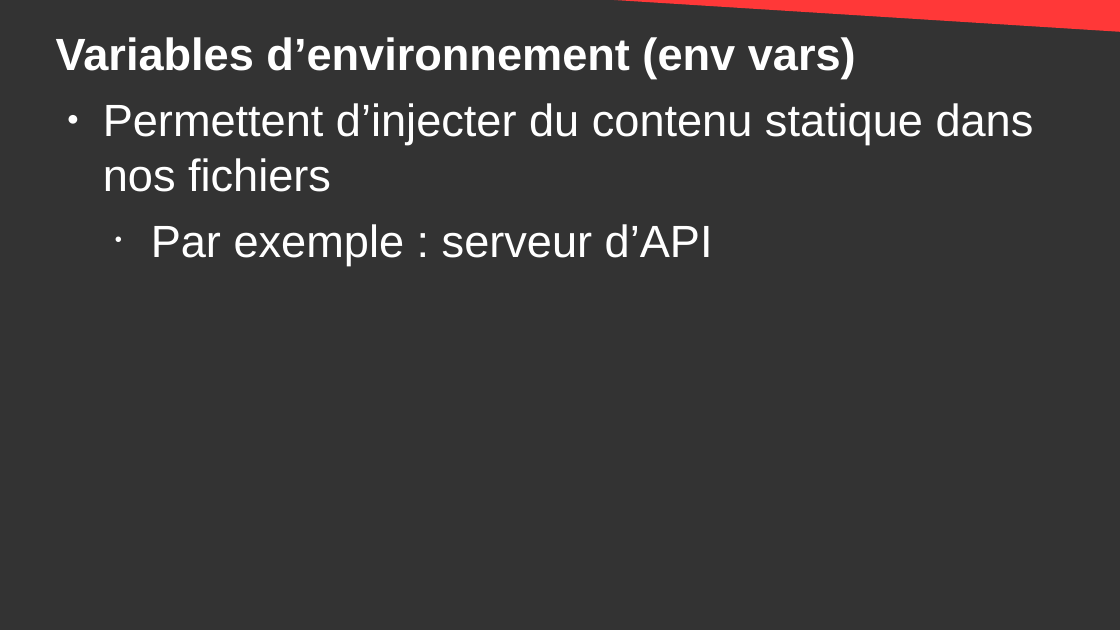
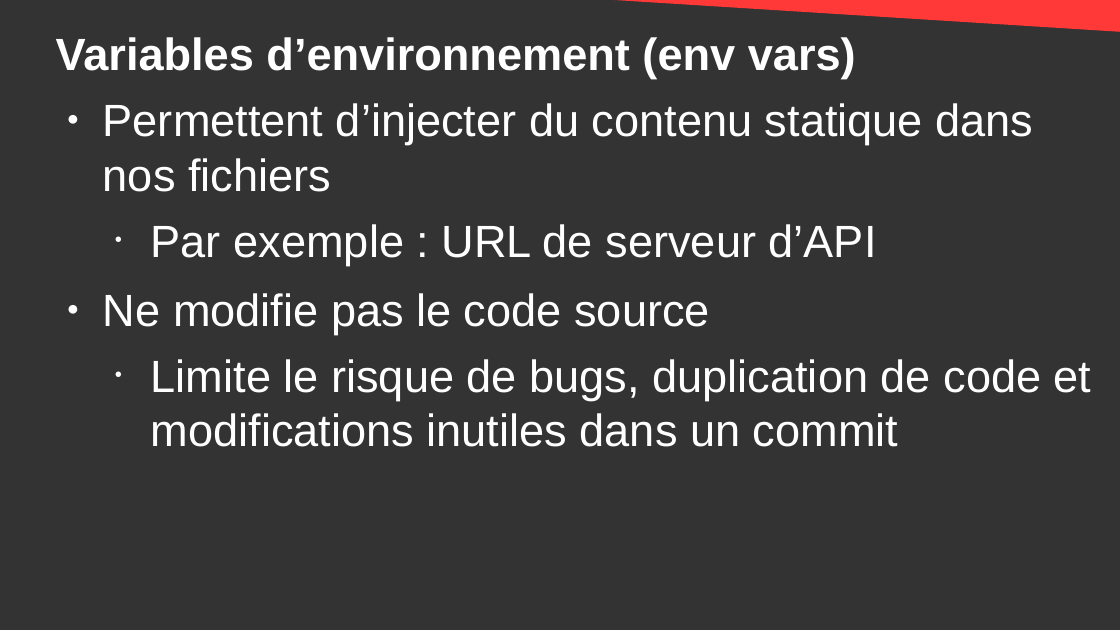
Before and after one commit to DanYellow/cours, a slide deck: slide 41 of developpement-front-s5/travaux-pratiques/numero-4/presentation.odp (slide 40 before the commit). Drawn at 1120x630 pixels with LibreOffice and Linux fonts; fonts in the diff are those of the drawing. Boxes give left, top, right and bottom in pixels: in the first picture for what was removed or moved away, otherwise in the second. Text is boxed around its words. In the diff, an @@ line names an element or a change of style, - is before the commit and + after.

```diff
--- a/developpement-front-s5/travaux-pratiques/numero-4/presentation.odp
+++ b/developpement-front-s5/travaux-pratiques/numero-4/presentation.odp
@@ text at (103,224,1092,447): text changed @@
-  • Par exemple : serveur d’API
+  • Par exemple : URL de serveur d’API
+● Ne modifie pas le code source
+  • Limite le risque de bugs, duplication de code et modifications inutiles dans un commit
```
Also in this commit, not shown: 4 other slides changed, 9 slides added, 3 other files.
